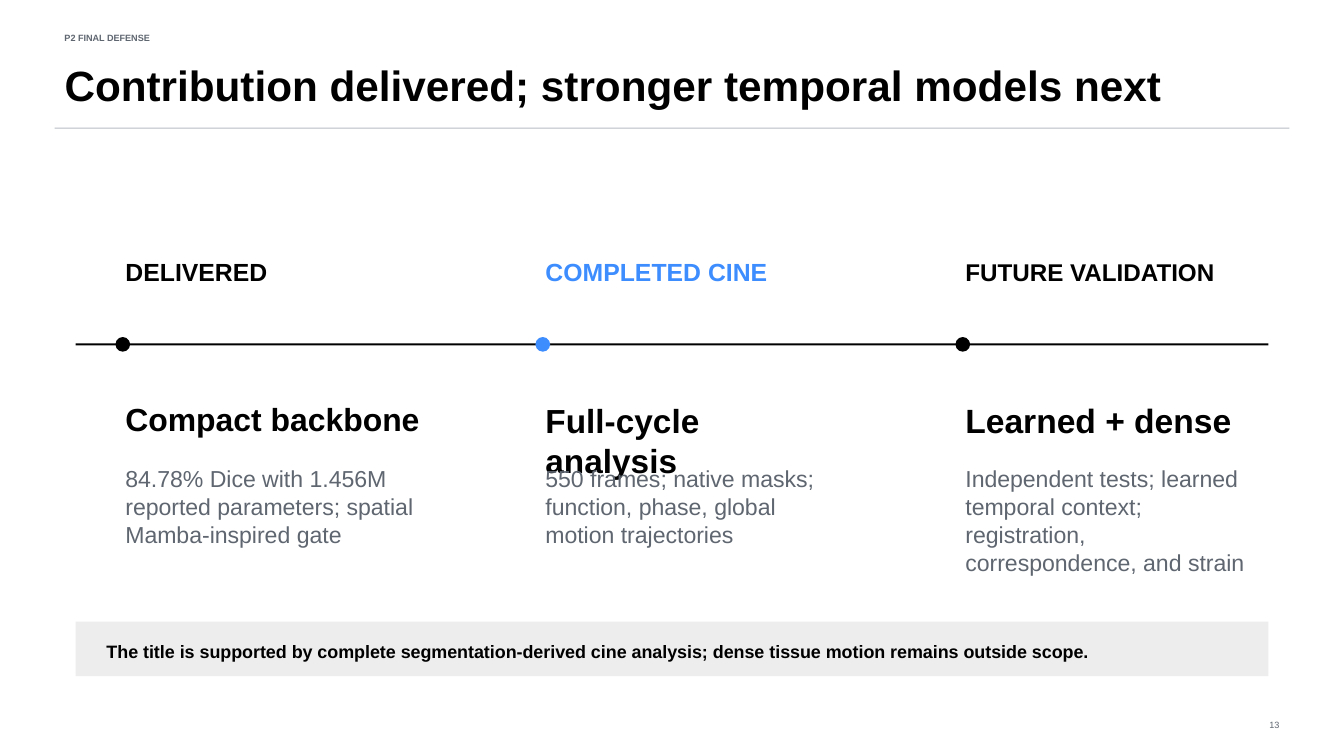
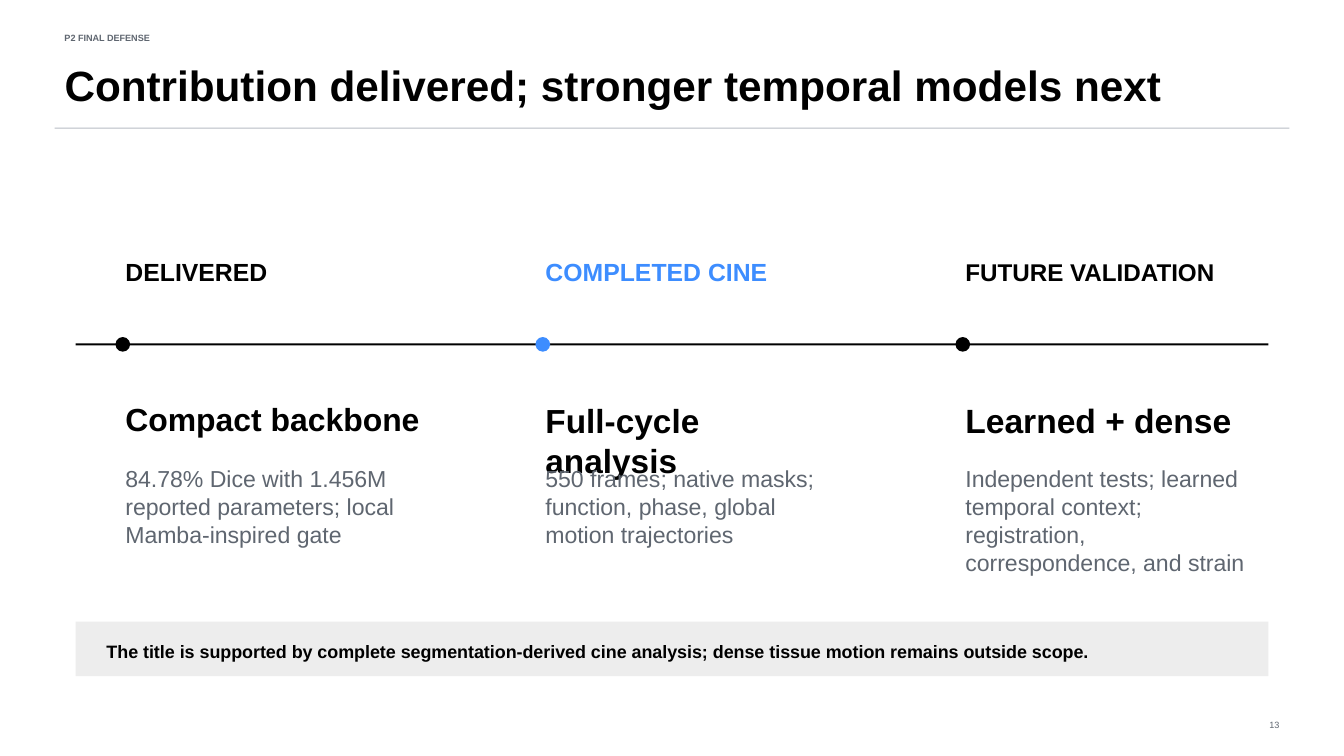
Before and after one commit to DCarchimonde/fyp-nano-mamba-unet, a slide deck: slide 13 of presentation/P2_Final_Defense_Tong_Siyuan.pptx. Drawn at 1344x756 pixels with LibreOffice and Linux fonts; fonts in the diff are those of the drawing. Boxes give left, top, right and bottom in pixels: in the first picture for what was removed or moved away, otherwise in the second. Text is boxed around its words. In the diff, an @@ line names an element or a change of style, - is before the commit and + after.

```diff
--- a/presentation/P2_Final_Defense_Tong_Siyuan.pptx
+++ b/presentation/P2_Final_Defense_Tong_Siyuan.pptx
@@ text at (125,470,394,548): text changed @@
-84.78% Dice with 1.456M reported parameters; spatial Mamba-inspired gate
+84.78% Dice with 1.456M reported parameters; local Mamba-inspired gate
```
Also in this commit, not shown: 3 other slides changed, 29 other files.
